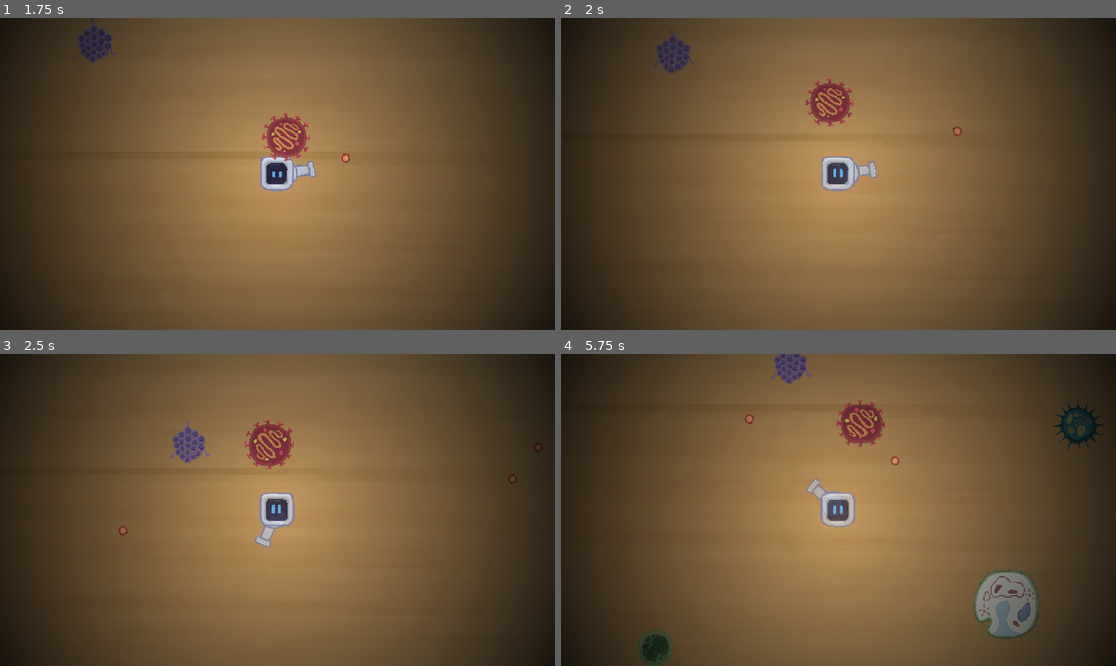
Above: before the commit, frames 1-4 (two rows, left to right).
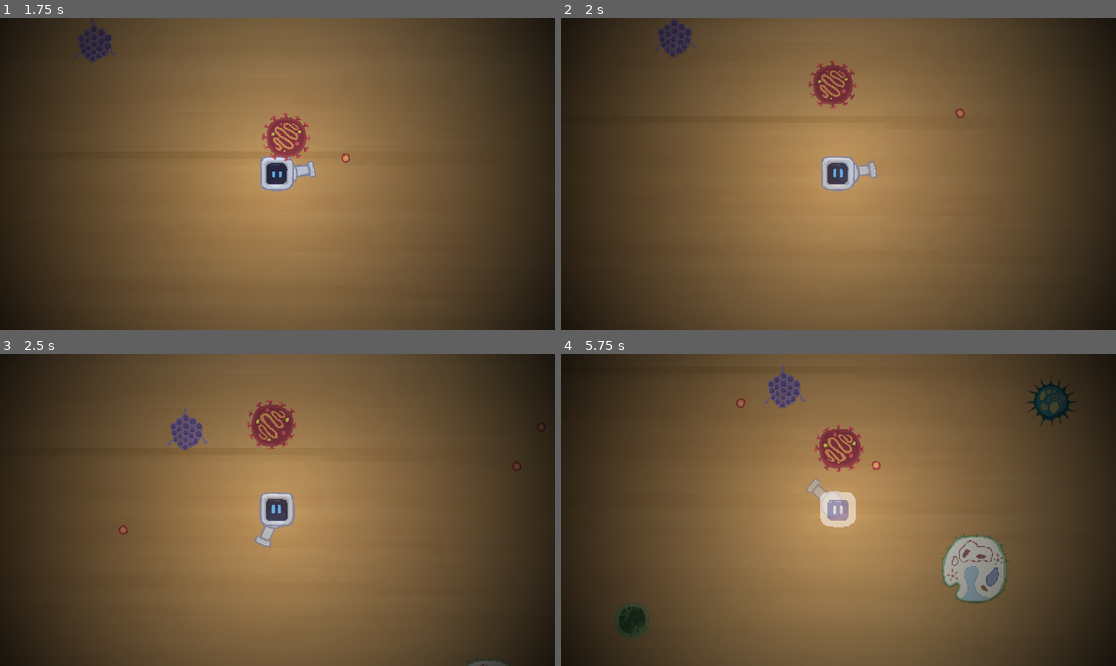
Above: after the commit, the same moments.

Repository: kaminaryu/um-gamejam
Game: Godot game, scene res://src/scenes/main_menu.tscn
The game is run twice, just before and just after one commit, with the same random seed, the same clock (stepped at 60 frames per second) and the same inputs.
Inputs (mouse positions are in pixels of both pictures, inside the frame that each line leads up to):
- Up to frame 1 (1.75 s): click "Play" at 0.5 s; tap Enter at 1.25 s; move the mouse to (399, 158) at 1.27 s; hold D (move_right) from 1.28 s (still down); tap Shift (dash) at 1.35 s; click (399, 158) at 1.42 s
- Up to frame 2 (2 s): keep holding D (move_right)
- Up to frame 3 (2.5 s): release D (move_right) at 2 s; drag from (166, 525) to (249, 572) at 2.02 s
- Up to frame 4 (5.75 s): move the mouse to (894, 441) at 2.77 s; hold D (move_right) 2.78-3.5 s; tap Enter at 2.85 s; drag from (810, 572) to (672, 463) at 3.52 s; move the mouse to (1005, 556) at 4.27 s; hold A (move_left) 4.28-5 s; tap Shift (dash) at 4.35 s; drag from (672, 463) to (755, 432) at 5.02 s

Frame 1 is identical in both runs. In frame 2, 1.6% of the frame differs, in the area x 16-73%, y 0-39%; in frame 3, 1.8%; in frame 4, 8.4%, in the area x 9-98%, y 0-100%.

Commit message:
Adjusted Knockbacks

Diff:
--- a/src/enemy/enemy_components/damageable_component.gd
+++ b/src/enemy/enemy_components/damageable_component.gd
@@ -1,7 +1,7 @@
 class_name DamageableComponent
 extends Node2D
 
-@export var nudge_distance: float = 15.0
+@export var nudge_distance: float = 45.0
 var parent: CharacterBody2D
 
 func _ready():
--- a/src/player/player.gd
+++ b/src/player/player.gd
@@ -4,7 +4,7 @@
 const SPEED := 200
 const DASH_MULTIPLIER := 3
 
-@export var rebound_strength: float = 500.0
+@export var rebound_strength: float = 1000.0
 @export var rebound_friction: float = 10.0
 
 var dash_mult := 1.0
